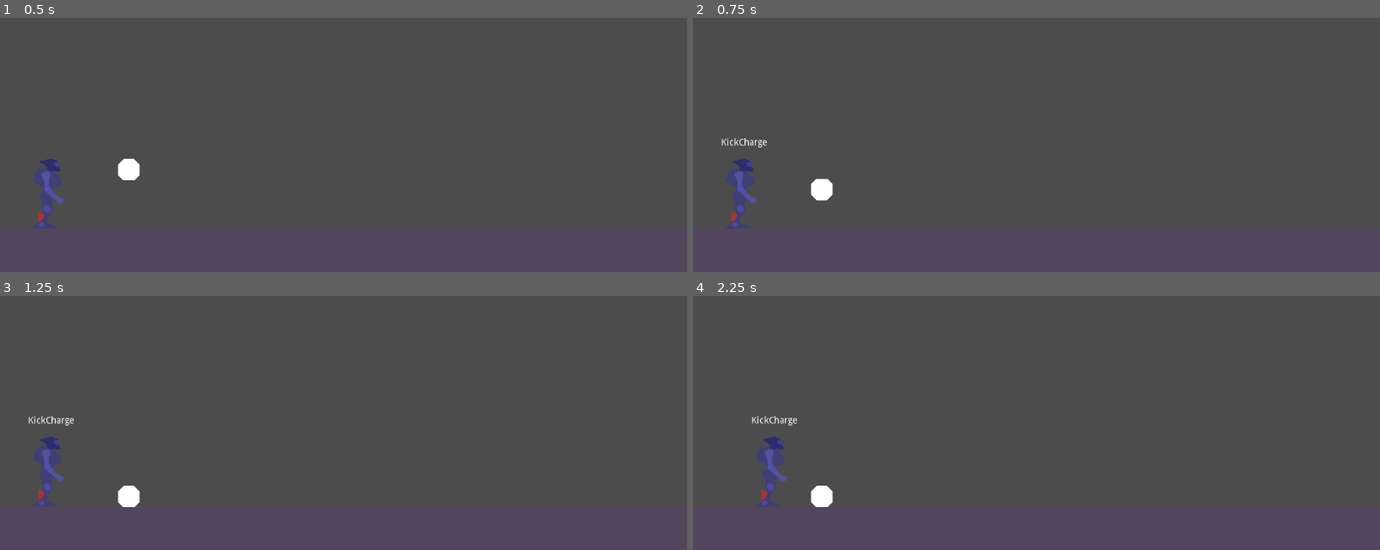
Above: before the commit, frames 1-4 (two rows, left to right).
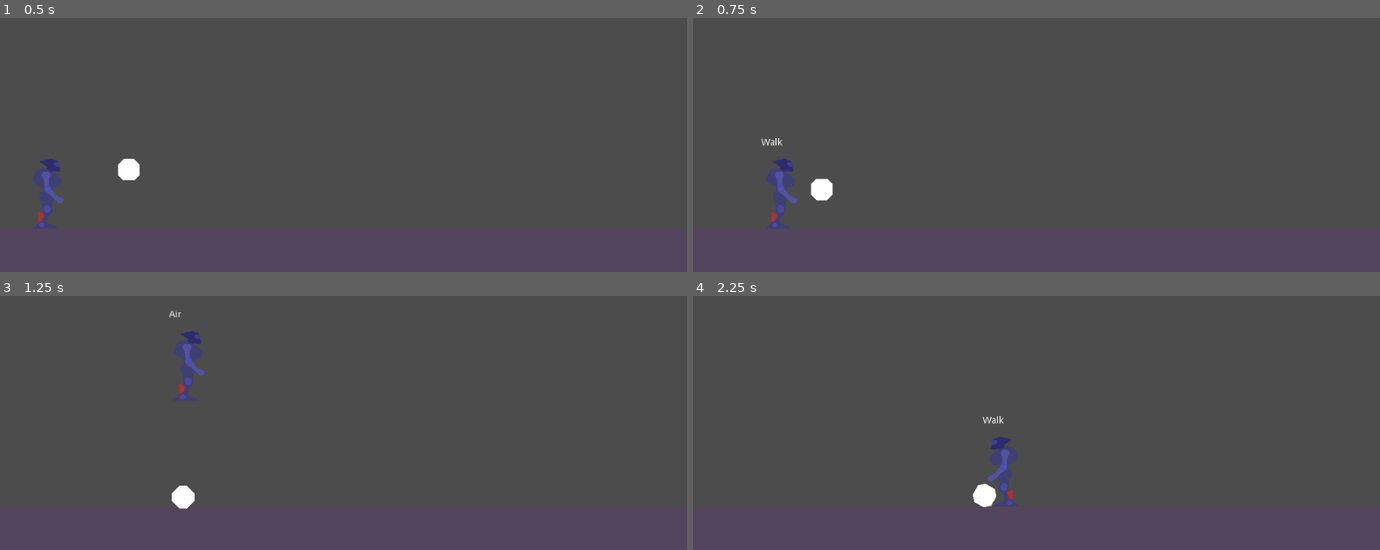
Above: after the commit, the same moments.

Repository: gioele-santi/MechGameJam
Game: Godot game, scene res://Level.tscn
Two runs of this game, one before a commit and one after it. Both use one fixed random seed, a clock stepped at 60 frames per second and the inputs below. The project has no main scene, so this scene is started directly.
Inputs:
- Up to frame 1 (0.5 s): no input
- Up to frame 2 (0.75 s): hold D (move_right) from 0.53 s (still down); hold Shift (kick) from 0.53 s (still down)
- Up to frame 3 (1.25 s): keep holding D (move_right); keep holding Shift (kick); tap Space (jump) at 0.77 s
- Up to frame 4 (2.25 s): release Shift (kick) at 1.28 s; tap Shift (kick) at 1.35 s; tap Space (jump) at 1.52 s; release D (move_right) at 2.03 s; hold A (move_left) from 2.03 s (still down); hold Shift (kick) from 2.03 s (still down)

Frame 1 is identical in both runs. In frame 2, 1.4% of the frame differs, in the area x 4-16%, y 47-83%; in frame 3, 1.9%; in frame 4, 1.9%, in the area x 8-48%, y 47-84%.

Commit message:
Implemented new ball control
No more state based (state is used only for movement) Control of ball is inside ball itself and it is enabled according to touching body area

Diff:
--- a/Ball.gd
+++ b/Ball.gd
@@ -1,17 +1,37 @@
 extends RigidBody2D
 class_name MechBall
 
-export var strength := 200.0
+var timer := 0.0
+var controllable := false setget set_controllable
+export var base_strength := 200.0
 
-#func _unhandled_input(event: InputEvent) -> void:
-#	if event.is_action_pressed("kick"):
-#		print("kick")
-#		apply_impulse(Vector2.ZERO, get_input_direction() * strength)
+func _ready() -> void:
+	set_process(false)
+
+func _unhandled_input(event: InputEvent) -> void:
+	if event.is_action_pressed("kick"):
+		timer = 0.0
+		set_process(true)
+	elif event.is_action_released("kick"):
+		set_process(false)
+		var strength = base_strength + timer * 500.0
+		apply_impulse(Vector2.ZERO, get_input_direction() * strength)
+
+func _process(delta: float) -> void:
+	timer += delta
 
 func get_input_direction() -> Vector2:
 	return Vector2(Input.get_action_strength("move_right")-Input.get_action_strength("move_left"),
 	Input.get_action_strength("move_down")-Input.get_action_strength("move_up")).normalized()
 
-func get_thrown(direction: Vector2, stength: float = 2500.0) -> void:
-	#offset should be on point of contact
-	apply_impulse(Vector2.ZERO, direction * strength)
+#func get_thrown(direction: Vector2, stength: float = 2500.0) -> void:
+#	#offset should be on point of contact
+#	apply_impulse(Vector2.ZERO, direction * strength)
+
+
+func set_controllable(value: bool) -> void:
+	controllable = value
+	set_process_unhandled_input(controllable)
+	print("Ball is controllable:" + str(value))
+
+# when setting controllable I need the player to send itsposition so I can guaess the direction in case of not running player (if not running I have no direction.x
--- a/Ball.tscn
+++ b/Ball.tscn
@@ -1,12 +1,16 @@
-[gd_scene load_steps=3 format=2]
+[gd_scene load_steps=4 format=2]
 
 [ext_resource path="res://Ball.gd" type="Script" id=1]
 
-[sub_resource type="CircleShape2D" id=1]
+[sub_resource type="PhysicsMaterial" id=1]
+bounce = 0.3
+
+[sub_resource type="CircleShape2D" id=2]
 radius = 16.0
 
 [node name="Ball" type="RigidBody2D"]
 position = Vector2( 192, 424 )
+physics_material_override = SubResource( 1 )
 gravity_scale = 2.0
 script = ExtResource( 1 )
 __meta__ = {
--- a/Level.tscn
+++ b/Level.tscn
@@ -21,6 +21,34 @@
 color = Color( 0.329412, 0.270588, 0.368627, 1 )
 polygon = PoolVector2Array( 528, 40, 528, -40, -528, -40, -528, 40 )
 
+[node name="Ground2" type="StaticBody2D" parent="."]
+position = Vector2( 1064, 288 )
+rotation = 1.5708
+__meta__ = {
+"_edit_group_": true
+}
+
+[node name="CollisionShape2D" type="CollisionShape2D" parent="Ground2"]
+shape = SubResource( 1 )
+
+[node name="Polygon2D" type="Polygon2D" parent="Ground2"]
+color = Color( 0.329412, 0.270588, 0.368627, 1 )
+polygon = PoolVector2Array( 528, 40, 528, -40, -528, -40, -528, 40 )
+
+[node name="Ground3" type="StaticBody2D" parent="."]
+position = Vector2( -40, 312 )
+rotation = 1.5708
+__meta__ = {
+"_edit_group_": true
+}
+
+[node name="CollisionShape2D" type="CollisionShape2D" parent="Ground3"]
+shape = SubResource( 1 )
+
+[node name="Polygon2D" type="Polygon2D" parent="Ground3"]
+color = Color( 0.329412, 0.270588, 0.368627, 1 )
+polygon = PoolVector2Array( 528, 40, 528, -40, -528, -40, -528, 40 )
+
 [node name="Mech" parent="." instance=ExtResource( 1 )]
 position = Vector2( 72, 472 )
 
--- a/Mech/Mech.gd
+++ b/Mech/Mech.gd
@@ -19,8 +19,10 @@
 	direction = value
 	if direction.x > 0: #no equal -> keep last direction when no button is pressed
 		$Sprite.set_flip_h(false)
+		$InteractiveAreas.scale.x = 1
 	elif direction.x < 0:
 		$Sprite.set_flip_h(true)
+		$InteractiveAreas.scale.x = -1
 	pass
 
 func transition_to(state_id: int) -> void:
@@ -89,6 +91,9 @@
 
 func _on_Foot_body_entered(body: Node) -> void:
 	if body is MechBall:
-		var ball_pos = body.global_position
-		var direction = ball_pos - $Foot.global_position
-		body.get_thrown(direction.normalized())
+		body.controllable = true
+
+
+func _on_Foot_body_exited(body: Node) -> void:
+	if body is MechBall:
+		body.controllable = false
--- a/Mech/Mech.tscn
+++ b/Mech/Mech.tscn
@@ -8,139 +8,26 @@
 [ext_resource path="res://Mech/States/Move/Walk.gd" type="Script" id=6]
 [ext_resource path="res://Mech/States/Move/Air.gd" type="Script" id=7]
 [ext_resource path="res://Mech/States/Move/Fall.gd" type="Script" id=8]
-[ext_resource path="res://Mech/States/Attack/Kick.gd" type="Script" id=9]
-[ext_resource path="res://Mech/States/Attack/Attack.gd" type="Script" id=10]
-[ext_resource path="res://Mech/States/Attack/KickCharge.gd" type="Script" id=11]
 [ext_resource path="res://Mech/States/Stagger.gd" type="Script" id=12]
 
 [sub_resource type="CapsuleShape2D" id=1]
 radius = 16.0
 height = 80.0
 
-[sub_resource type="CapsuleShape2D" id=2]
-radius = 5.14996
-height = 31.0
-
-[sub_resource type="Animation" id=3]
-resource_name = "idle"
+[sub_resource type="Animation" id=4]
 loop = true
-tracks/0/type = "value"
-tracks/0/path = NodePath("Foot:position")
-tracks/0/interp = 1
-tracks/0/loop_wrap = true
-tracks/0/imported = false
-tracks/0/enabled = true
-tracks/0/keys = {
-"times": PoolRealArray( 0 ),
-"transitions": PoolRealArray( 1 ),
-"update": 0,
-"values": [ Vector2( -3, 58.2 ) ]
-}
-tracks/1/type = "value"
-tracks/1/path = NodePath("Foot:rotation_degrees")
-tracks/1/interp = 1
-tracks/1/loop_wrap = true
-tracks/1/imported = false
-tracks/1/enabled = true
-tracks/1/keys = {
-"times": PoolRealArray( 0 ),
-"transitions": PoolRealArray( 1 ),
-"update": 0,
-"values": [ 0.0 ]
-}
-tracks/2/type = "value"
-tracks/2/path = NodePath("Foot/CollisionShape2D:disabled")
-tracks/2/interp = 1
-tracks/2/loop_wrap = true
-tracks/2/imported = false
-tracks/2/enabled = true
-tracks/2/keys = {
-"times": PoolRealArray( 0 ),
-"transitions": PoolRealArray( 1 ),
-"update": 1,
-"values": [ true ]
-}
-
-[sub_resource type="Animation" id=4]
-resource_name = "kick"
-length = 0.6
-tracks/0/type = "value"
-tracks/0/path = NodePath("Foot:position")
-tracks/0/interp = 1
-tracks/0/loop_wrap = true
-tracks/0/imported = false
-tracks/0/enabled = true
-tracks/0/keys = {
-"times": PoolRealArray( 0, 0.2, 0.4 ),
-"transitions": PoolRealArray( 1, 1, 1 ),
-"update": 0,
-"values": [ Vector2( -16, 45.2 ), Vector2( -3, 58.2 ), Vector2( 27.1, 47.3 ) ]
-}
-tracks/1/type = "value"
-tracks/1/path = NodePath("Foot:rotation_degrees")
-tracks/1/interp = 1
-tracks/1/loop_wrap = true
-tracks/1/imported = false
-tracks/1/enabled = true
-tracks/1/keys = {
-"times": PoolRealArray( 0, 0.2, 0.4 ),
-"transitions": PoolRealArray( 1, 1, 1 ),
-"update": 0,
-"values": [ 46.3, 0.0, -24.8 ]
-}
-tracks/2/type = "value"
-tracks/2/path = NodePath("Foot/CollisionShape2D:disabled")
-tracks/2/interp = 1
-tracks/2/loop_wrap = true
-tracks/2/imported = false
-tracks/2/enabled = true
-tracks/2/keys = {
-"times": PoolRealArray( 0, 0.2 ),
-"transitions": PoolRealArray( 1, 1 ),
-"update": 1,
-"values": [ true, false ]
-}
 
 [sub_resource type="Animation" id=5]
-length = 0.6
-tracks/0/type = "value"
-tracks/0/path = NodePath("Foot:position")
-tracks/0/interp = 1
-tracks/0/loop_wrap = true
-tracks/0/imported = false
-tracks/0/enabled = true
-tracks/0/keys = {
-"times": PoolRealArray( 0, 0.6 ),
-"transitions": PoolRealArray( 1, 1 ),
-"update": 0,
-"values": [ Vector2( -3, 58.2 ), Vector2( -16, 45.2 ) ]
-}
-tracks/1/type = "value"
-tracks/1/path = NodePath("Foot:rotation_degrees")
-tracks/1/interp = 1
-tracks/1/loop_wrap = true
-tracks/1/imported = false
-tracks/1/enabled = true
-tracks/1/keys = {
-"times": PoolRealArray( 0, 0.6 ),
-"transitions": PoolRealArray( 1, 1 ),
-"update": 0,
-"values": [ 0.0, 46.3 ]
-}
-tracks/2/type = "value"
-tracks/2/path = NodePath("Foot/CollisionShape2D:disabled")
-tracks/2/interp = 1
-tracks/2/loop_wrap = true
-tracks/2/imported = false
-tracks/2/enabled = true
-tracks/2/keys = {
-"times": PoolRealArray( 0 ),
-"transitions": PoolRealArray( 1 ),
-"update": 1,
-"values": [ true ]
-}
 
-[sub_resource type="Animation" id=6]
+[sub_resource type="CapsuleShape2D" id=6]
+radius = 16.5365
+height = 27.5641
+
+[sub_resource type="CircleShape2D" id=2]
+radius = 16.5008
+
+[sub_resource type="RectangleShape2D" id=3]
+extents = Vector2( 19.6, 33.1001 )
 
 [node name="Mech" type="KinematicBody2D"]
 script = ExtResource( 2 )
@@ -162,25 +49,10 @@
 [node name="Sprite" type="Sprite" parent="."]
 texture = ExtResource( 1 )
 
-[node name="Foot" type="Area2D" parent="."]
-position = Vector2( -3, 58.2 )
-__meta__ = {
-"_edit_group_": true
-}
-
-[node name="CollisionShape2D" type="CollisionShape2D" parent="Foot"]
-rotation = 1.5708
-shape = SubResource( 2 )
-disabled = true
-
-[node name="Polygon2D" type="Polygon2D" parent="Foot"]
-
 [node name="AnimationPlayer" type="AnimationPlayer" parent="."]
 autoplay = "idle"
-anims/idle = SubResource( 3 )
-anims/kick = SubResource( 4 )
-anims/kick_charge = SubResource( 5 )
-anims/run = SubResource( 6 )
+anims/idle = SubResource( 4 )
+anims/run = SubResource( 5 )
 
 [node name="FSM" type="Node" parent="."]
 script = ExtResource( 3 )
@@ -201,17 +73,41 @@
 [node name="Fall" type="Node" parent="FSM/Move"]
 script = ExtResource( 8 )
 
-[node name="Attack" type="Node" parent="FSM"]
-script = ExtResource( 10 )
-
-[node name="Kick" type="Node" parent="FSM/Attack"]
-script = ExtResource( 9 )
-
-[node name="KickCharge" type="Node" parent="FSM/Attack"]
-script = ExtResource( 11 )
-
 [node name="Stagger" type="Node" parent="FSM"]
 script = ExtResource( 12 )
 
-[connection signal="body_entered" from="Foot" to="." method="_on_Foot_body_entered"]
+[node name="InteractiveAreas" type="Node2D" parent="."]
+
+[node name="Chest" type="Area2D" parent="InteractiveAreas"]
+position = Vector2( -5.75, 43.7 )
+__meta__ = {
+"_edit_group_": true
+}
+
+[node name="CollisionShape2D" type="CollisionShape2D" parent="InteractiveAreas/Chest"]
+position = Vector2( 4, -51.9999 )
+rotation = -1.08385
+shape = SubResource( 6 )
+
+[node name="Head" type="Area2D" parent="InteractiveAreas"]
+__meta__ = {
+"_edit_group_": true
+}
+
+[node name="CollisionShape2D" type="CollisionShape2D" parent="InteractiveAreas/Head"]
+position = Vector2( 7, -33.5 )
+shape = SubResource( 2 )
+
+[node name="Foot" type="Area2D" parent="InteractiveAreas"]
+position = Vector2( -4.10001, 43.2501 )
+__meta__ = {
+"_edit_group_": true
+}
+
+[node name="CollisionShape2D" type="CollisionShape2D" parent="InteractiveAreas/Foot"]
+rotation = 1.5708
+shape = SubResource( 3 )
+
 [connection signal="animation_finished" from="AnimationPlayer" to="." method="_on_AnimationPlayer_animation_finished"]
+[connection signal="body_entered" from="InteractiveAreas/Foot" to="." method="_on_Foot_body_entered"]
+[connection signal="body_exited" from="InteractiveAreas/Foot" to="." method="_on_Foot_body_exited"]
--- a/Mech/States/Attack/KickCharge.gd
+++ b/Mech/States/Attack/KickCharge.gd
@@ -11,16 +11,20 @@
 	overheat_countdown = 10.0
 	player.transition_to(player.States.KICKCHARGE)
 
+func physics_process(delta: float) -> void:
+	_parent.physics_process(delta)
 
 func unhandled_input(event: InputEvent) -> void:
 	if event.is_action_released("kick"):
 		state_machine.transition_to("Attack/Kick", {"charge": charge})
 
 func process(delta: float) -> void:
+	print(charge)
 	charge += delta # consider adding a multiplier
 	# emit signal to represent on GUI
 	# if a max value is overflow, overheat and sen
 	if overheat :
+		print("overherat")
 		overheat = true
 		overheat_countdown -= delta
 		if overheat_countdown <= 0.0:
--- a/Mech/States/Move/Move.gd
+++ b/Mech/States/Move/Move.gd
@@ -18,15 +18,12 @@
 	if event.is_action_pressed("move_down"):
 		state_machine.transition_to("Move/Crouch")
 		return
-#	if event.is_action_pressed("kick") and player.is_on_floor():
-#		state_machine.transition_to("Attack/KickCharge") #it could become Attack/Punch if I have some reused code
-#		return
 
 func physics_process(delta: float) -> void:
 	#get input left-right
-	if Input.is_action_just_pressed("kick") and player.is_on_floor():
-		state_machine.transition_to("Attack/KickCharge")
-		return
+#	if Input.is_action_just_pressed("kick") and player.is_on_floor():
+#		state_machine.transition_to("Attack/KickCharge")
+#		return
 
 	var input_direction := get_input_direction()
 
Not shown: 1 places in Ball.tscn that only renumber resources
Not shown: 1 places in Mech/Mech.tscn that only renumber resources
